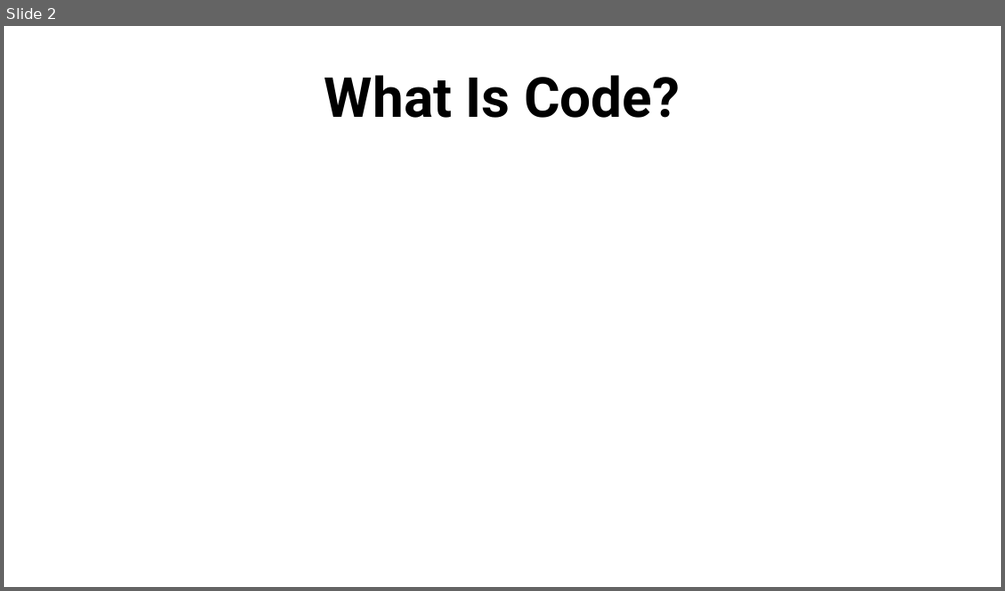
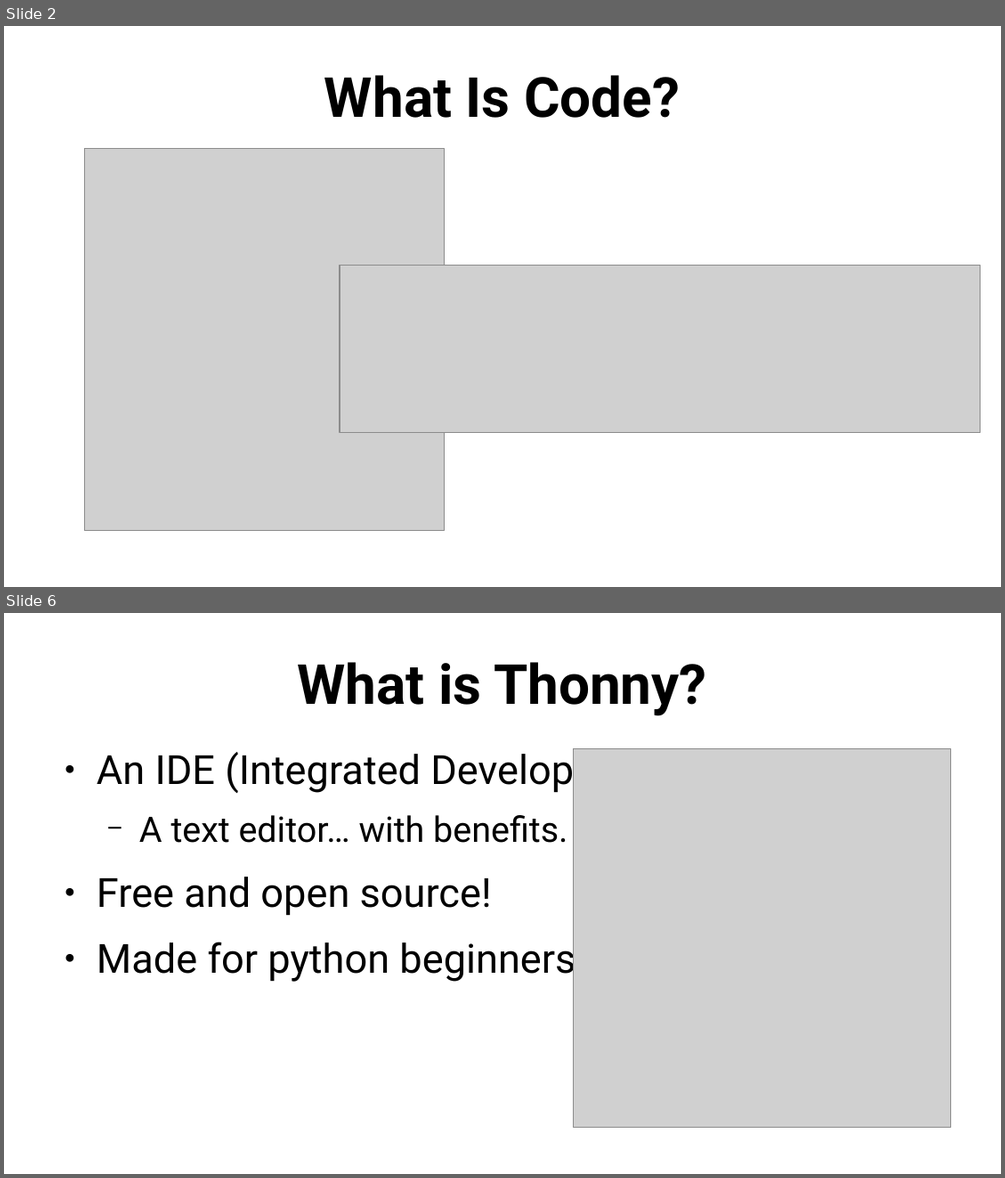
Before and after one commit to SlithyMatt/python-tutorial, a slide deck: lesson1/python101_lesson1_slides.odp. Shown one above the other, each under a label of ours: slide 2 before the commit, slides 2 and 6 after it; the slides between them are not shown. The pictures are 1005x591 and 1005x1178 pixels, drawn with LibreOffice and Linux fonts; fonts in the diff are those of the drawing; grey boxes stand for pictures. Boxes give left, top, right and bottom in pixels: in the first picture for what was removed or moved away, otherwise in the second. Text is boxed around its words. In the diff, an @@ line names an element or a change of style, - is before the commit and + after.

```diff
--- a/lesson1/python101_lesson1_slides.odp
+++ b/lesson1/python101_lesson1_slides.odp
@@ slide 6 added at box(4, 613, 1001, 1174), background #FFFFFF @@
@@ title added at box(297, 662, 707, 716), 44 pt, text #000000, bold @@
+What is Thonny?
@@ text added at box(97, 747, 914, 982), 32 pt, text #000000 @@
+● An IDE (Integrated Development Environment)
+  − A text editor… with benefits.
+● Free and open source!
+● Made for python beginners
@@ picture added at box(573, 748, 951, 1127) @@
@@ slide 2 changed as well @@
@@ picture added at box(84, 148, 444, 531) @@
@@ picture added at box(340, 265, 980, 432) @@
```
Also in this commit, not shown: 1 other slide changed, 8 other slides added, 1 other file.
